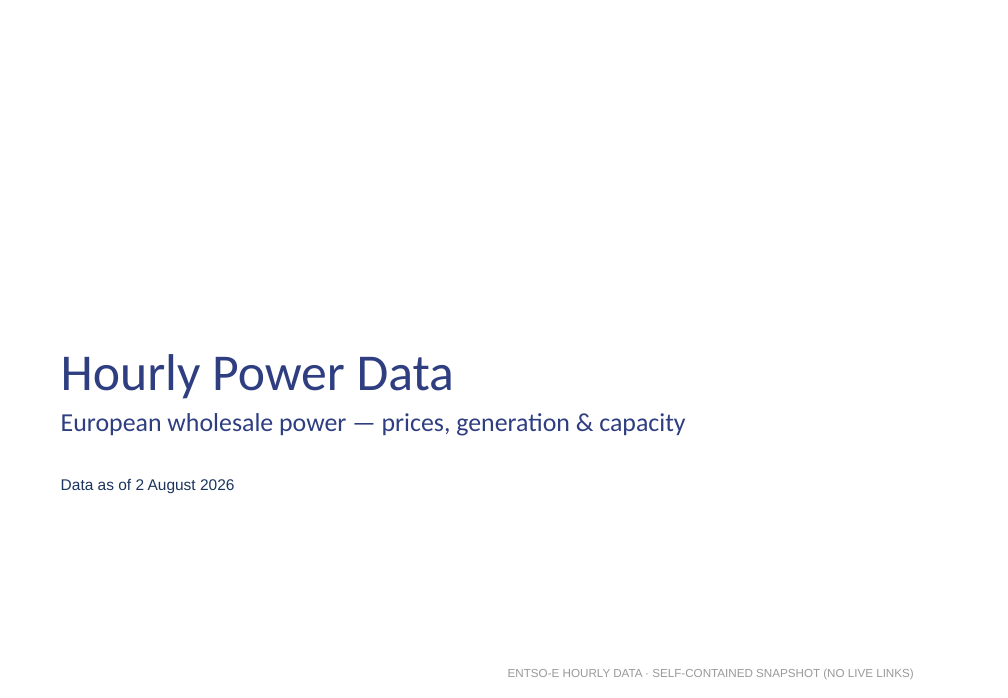
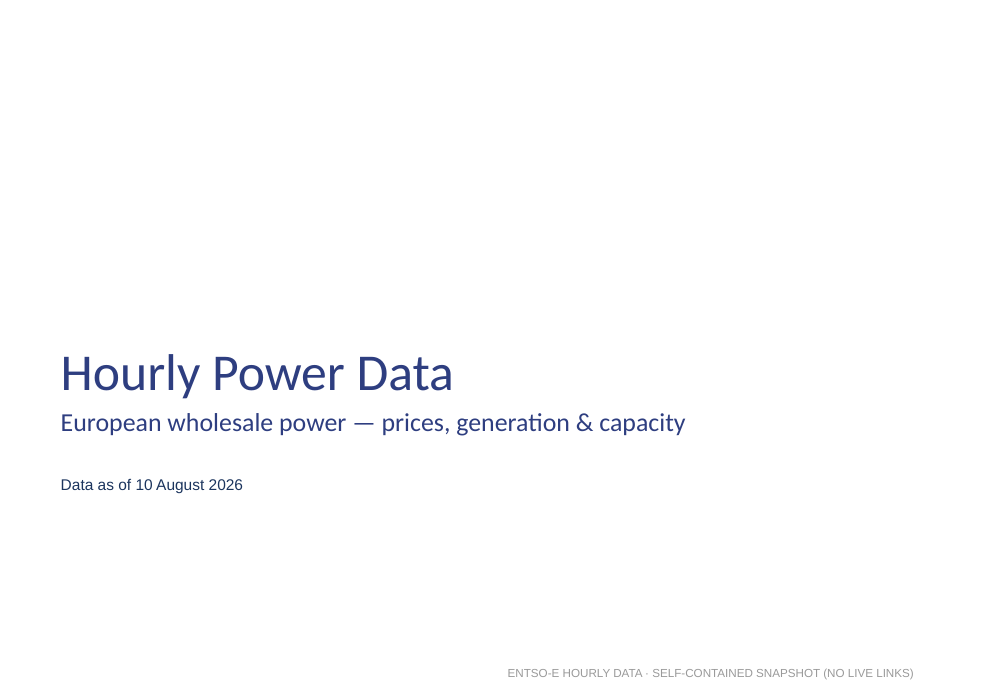
Before and after one commit to Power-Utilities-team/power-price-data, a slide deck: slide 1 of deliverables/HourlyPowerData_snapshot.pptx. Drawn at 1008x698 pixels with LibreOffice and Linux fonts; fonts in the diff are those of the drawing; background and template pictures are left out. Boxes give left, top, right and bottom in pixels: in the first picture for what was removed or moved away, otherwise in the second. Text is boxed around its words. In the diff, an @@ line names an element or a change of style, - is before the commit and + after.

```diff
--- a/deliverables/HourlyPowerData_snapshot.pptx
+++ b/deliverables/HourlyPowerData_snapshot.pptx
@@ text at (61, 478, 243, 493): text changed @@
-Data as of 2 August 2026
+Data as of 10 August 2026
```
Also in this commit, not shown: 34 other files.
